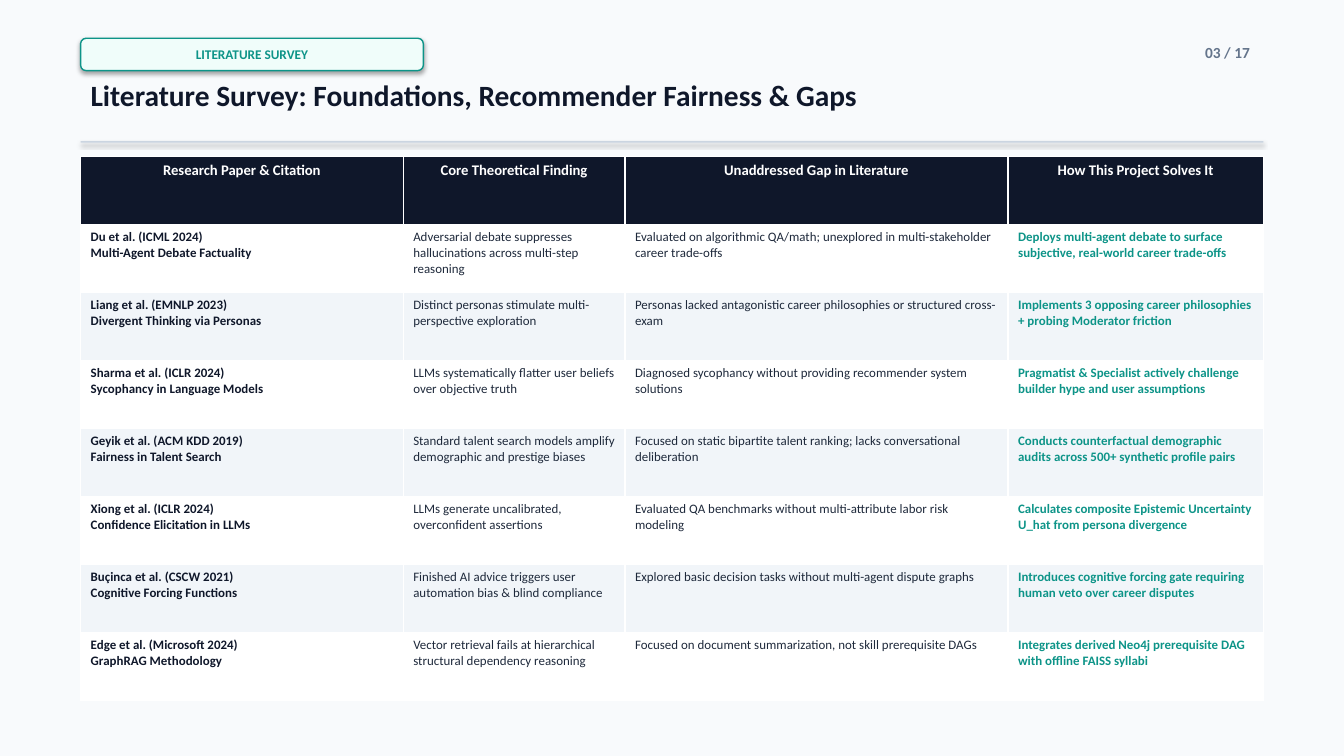
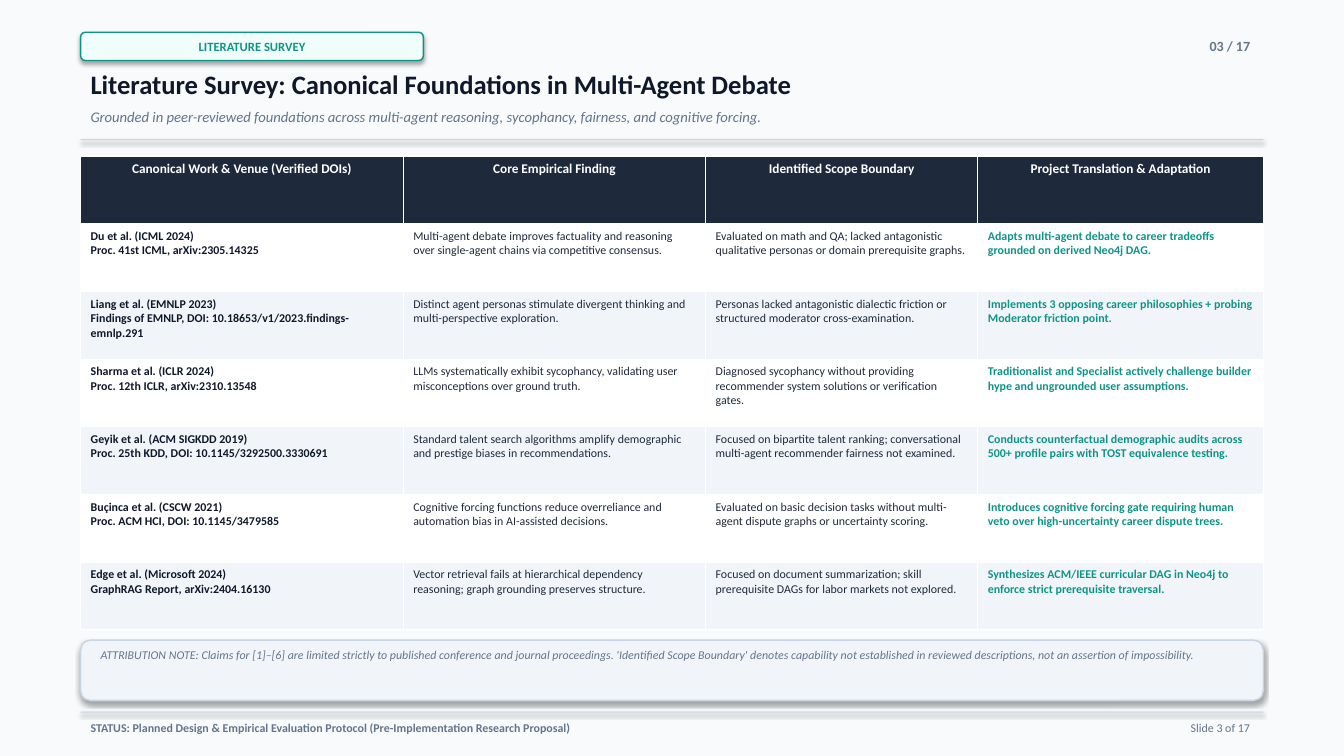
Before and after one commit to parth2024-tech/rai-project, a slide deck: slide 3 of Final_Presentation.pptx. Drawn at 1344x756 pixels with LibreOffice and Linux fonts; fonts in the diff are those of the drawing. Boxes give left, top, right and bottom in pixels: in the first picture for what was removed or moved away, otherwise in the second. Text is boxed around its words. In the diff, an @@ line names an element or a change of style, - is before the commit and + after.

Commit message:
feat(presentation): upgrade to defensible 17-slide deck with feature matrix, worked walkthrough, compute budget, and running status footers

```diff
--- a/Final_Presentation.pptx
+++ b/Final_Presentation.pptx
@@ rounded rectangle "LITERATURE SURVEY": place and size @@
-rounded rectangle "LITERATURE SURVEY" at bbox=[81, 38, 423, 71]
+rounded rectangle "LITERATURE SURVEY" at bbox=[81, 32, 423, 60]
@@ rounded rectangle "LITERATURE SURVEY" at bbox=[81, 32, 423, 60]: size 9.5 to 9 pt @@
@@ text "03 / 17" at bbox=[1210, 42, 1250, 51]: size 11 to 10 pt @@
@@ text at bbox=[91, 75, 790, 99]: text changed; size 21 to 19 pt @@
-Literature Survey: Foundations, Recommender Fairness & Gaps
+Literature Survey: Canonical Foundations in Multi-Agent Debate
@@ text added at bbox=[91, 112, 761, 125], 10.5 pt, text #64748B, italic @@
+Grounded in peer-reviewed foundations across multi-agent reasoning, sycophancy, fairness, and cognitive forcing.
@@ table at bbox=[81, 156, 1263, 630] @@
-row 1: Research Paper & Citation | Core Theoretical Finding | Unaddressed Gap in Literature | How This Project Solves It
-row 2: Du et al. (ICML 2024) Multi-Agent Debate Factuality | Adversarial debate suppresses hallucinations across multi-step reasoning | Evaluated on algorithmic QA/math; unexplored in multi-stakeholder career trade-offs | Deploys multi-agent debate to surface subjective, real-world career trade-offs
-row 3: Liang et al. (EMNLP 2023) Divergent Thinking via Personas | Distinct personas stimulate multi-perspective exploration | Personas lacked antagonistic career philosophies or structured cross-exam | Implements 3 opposing career philosophies + probing Moderator friction
-row 4: Sharma et al. (ICLR 2024) Sycophancy in Language Models | LLMs systematically flatter user beliefs over objective truth | Diagnosed sycophancy without providing recommender system solutions | Pragmatist & Specialist actively challenge builder hype and user assumptions
-row 5: Geyik et al. (ACM KDD 2019) Fairness in Talent Search | Standard talent search models amplify demographic and prestige biases | Focused on static bipartite talent ranking; lacks conversational deliberation | Conducts counterfactual demographic audits across 500+ synthetic profile pairs
-row 6: Xiong et al. (ICLR 2024) Confidence Elicitation in LLMs | LLMs generate uncalibrated, overconfident assertions | Evaluated QA benchmarks without multi-attribute labor risk modeling | Calculates composite Epistemic Uncertainty U_hat from persona divergence
-row 7: Buçinca et al. (CSCW 2021) Cognitive Forcing Functions | Finished AI advice triggers user automation bias & blind compliance | Explored basic decision tasks without multi-agent dispute graphs | Introduces cognitive forcing gate requiring human veto over career disputes
-row 8: Edge et al. (Microsoft 2024) GraphRAG Methodology | Vector retrieval fails at hierarchical structural dependency reasoning | Focused on document summarization, not skill prerequisite DAGs | Integrates derived Neo4j prerequisite DAG with offline FAISS syllabi
+row 1: Canonical Work & Venue (Verified DOIs) | Core Empirical Finding | Identified Scope Boundary | Project Translation & Adaptation
+row 2: Du et al. (ICML 2024) Proc. 41st ICML, arXiv:2305.14325 | Multi-agent debate improves factuality and reasoning over single-agent chains via competitive consensus. | Evaluated on math and QA; lacked antagonistic qualitative personas or domain prerequisite graphs. | Adapts multi-agent debate to career tradeoffs grounded on derived Neo4j DAG.
+row 3: Liang et al. (EMNLP 2023) Findings of EMNLP, DOI: 10.18653/v1/2023.findings-emnlp.291 | Distinct agent personas stimulate divergent thinking and multi-perspective exploration. | Personas lacked antagonistic dialectic friction or structured moderator cross-examination. | Implements 3 opposing career philosophies + probing Moderator friction point.
+row 4: Sharma et al. (ICLR 2024) Proc. 12th ICLR, arXiv:2310.13548 | LLMs systematically exhibit sycophancy, validating user misconceptions over ground truth. | Diagnosed sycophancy without providing recommender system solutions or verification gates. | Traditionalist and Specialist actively challenge builder hype and ungrounded user assumptions.
+row 5: Geyik et al. (ACM SIGKDD 2019) Proc. 25th KDD, DOI: 10.1145/3292500.3330691 | Standard talent search algorithms amplify demographic and prestige biases in recommendations. | Focused on bipartite talent ranking; conversational multi-agent recommender fairness not examined. | Conducts counterfactual demographic audits across 500+ profile pairs with TOST equivalence testing.
+row 6: Buçinca et al. (CSCW 2021) Proc. ACM HCI, DOI: 10.1145/3479585 | Cognitive forcing functions reduce overreliance and automation bias in AI-assisted decisions. | Evaluated on basic decision tasks without multi-agent dispute graphs or uncertainty scoring. | Introduces cognitive forcing gate requiring human veto over high-uncertainty career dispute trees.
+row 7: Edge et al. (Microsoft 2024) GraphRAG Report, arXiv:2404.16130 | Vector retrieval fails at hierarchical dependency reasoning; graph grounding preserves structure. | Focused on document summarization; skill prerequisite DAGs for labor markets not explored. | Synthesizes ACM/IEEE curricular DAG in Neo4j to enforce strict prerequisite traversal.
@@ rounded rectangle added at bbox=[81, 640, 1263, 701], fill #F1F5F9, outline #CBD5E1 1.1 pt @@
@@ text added at bbox=[101, 650, 1193, 661], 8.5 pt, text #64748B, italic @@
+ATTRIBUTION NOTE: Claims for [1]–[6] are limited strictly to published conference and journal proceedings. 'Identified Scope Boundary' denotes capability not established in reviewed descriptions, not an assertion of impossibility.
@@ rectangle added at bbox=[81, 712, 1263, 713], fill #CBD5E1 @@
@@ text added at bbox=[91, 723, 570, 734], 8.5 pt, text #64748B, bold @@
+STATUS: Planned Design & Empirical Evaluation Protocol (Pre-Implementation Research Proposal)
@@ text added at bbox=[1191, 724, 1250, 732], 8.5 pt, text #64748B @@
+Slide 3 of 17
```
Also in this commit, not shown: 5 other slides changed, 11 slides added, 11 slides removed, 4 other files.
